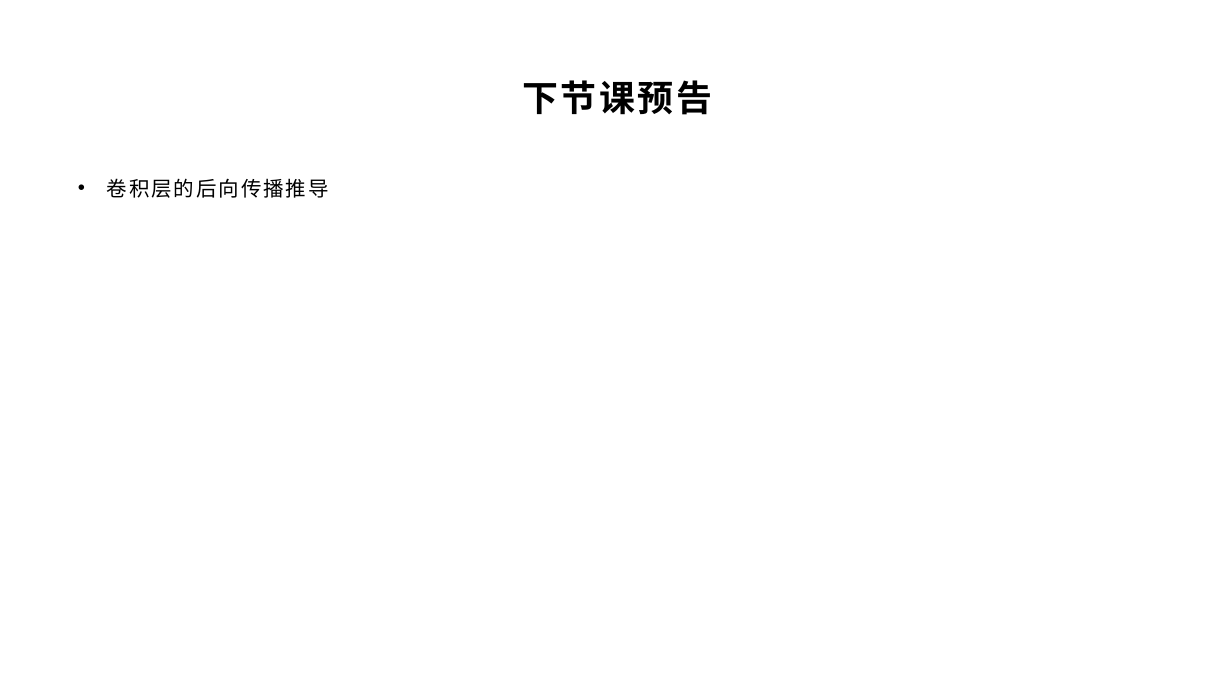
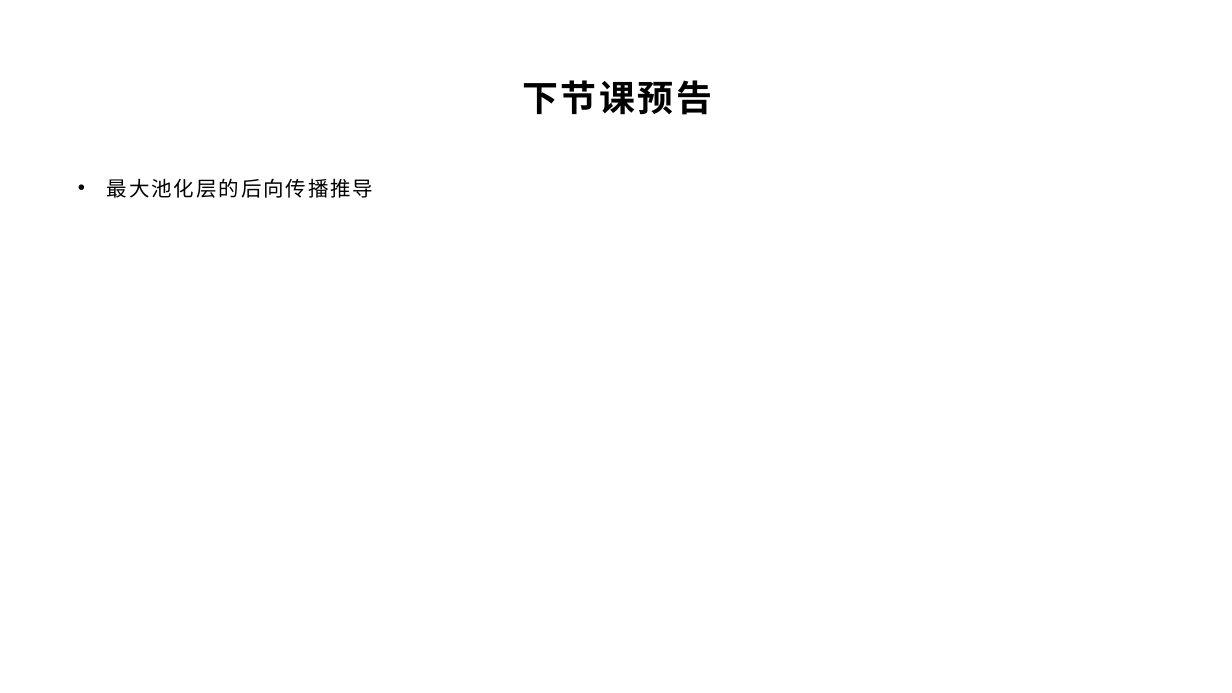
Before and after one commit to yyc-git/DeepLearningEdu, a slide deck: slide 34 of lessons/10_conv_layer_backward/ppt/卷积层的后向传播推导.pptx (slide 33 before the commit). Drawn at 1232x693 pixels with LibreOffice and Linux fonts; fonts in the diff are those of the drawing; background and template pictures are left out. Boxes give left, top, right and bottom in pixels: in the first picture for what was removed or moved away, otherwise in the second. Text is boxed around its words. In the diff, an @@ line names an element or a change of style, - is before the commit and + after.

```diff
--- a/lessons/10_conv_layer_backward/ppt/卷积层的后向传播推导.pptx
+++ b/lessons/10_conv_layer_backward/ppt/卷积层的后向传播推导.pptx
@@ text at [107,178,374,198]: text changed @@
-• 卷积层的后向传播推导
+• 最大池化层的后向传播推导
```
Also in this commit, not shown: 4 other slides changed, 1 slide added, 5 other files.
